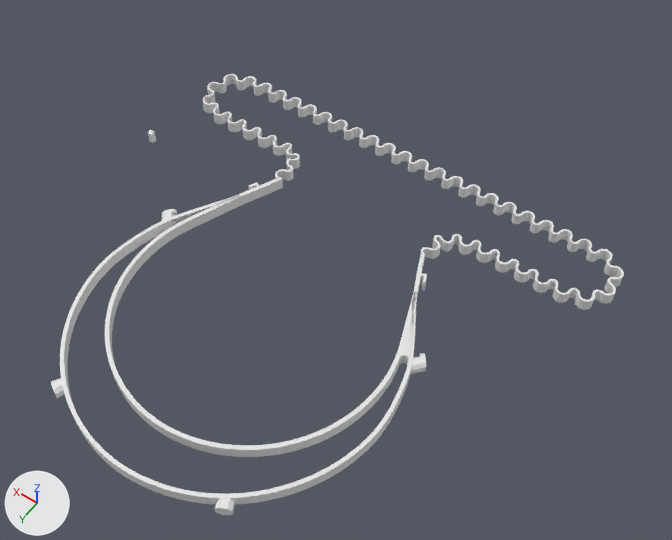
One commit to the Blender file ecovid-faceshield-v10.blend: the scene before it, then after it.
Camera for both pictures: a 50 mm lens placed at (-12.7, 13.2, 26.1), pointed at (-1.6, -2.5, 1.6). Every picture has the same lights, and +X, +Y and +Z are marked at lower left.

The first picture shows 'External', 'Internal', 'Strap_path'.
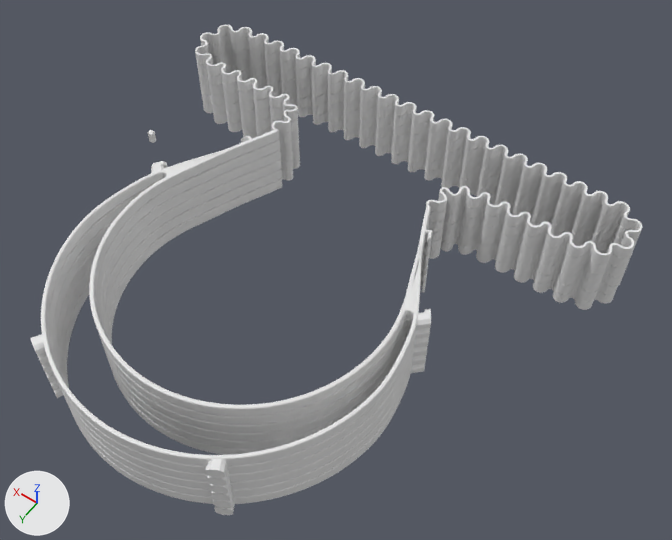
ob_bloque is not drawn itself; it is used by a modifier of ob_internal.

The change, as a list of edits to the scene's bpy script:
```text
Change me_cube:
    used by ob_renfort; location = (4.698, -2.173, -0.13); rotation_euler = (0.0, 0.0, -0.469), in degrees (0, 0, -27); scale = (1.23, 6.29, 8.19)
    remove me_cube.from_pydata(...)  # 28 vertices, 26 faces; spans x -0.186..0.098, y -0.171..0.129, z -0.052..0.127
    add me_cube.from_pydata(...)  # 42 vertices, 40 faces; spans x -0.186..0.098, y -0.253..0.129, z -0.052..0.127
    me_cube part 1
    6 faces are deleted
    14 vertices move from x -0.071..0.083, y -0.171..-0.168, z -0.052..0.127 to x -0.066..0.078, y -0.195..-0.192, z -0.052..0.127
    7 vertices are added at x -0.004..0.05, y -0.253..-0.252, z -0.052
    7 new vertices lie (0.0, 0.0, 0.179) away from vertices in x -0.004..0.05, y -0.253..-0.252, z -0.052
    20 new faces join them
Change me_cube_013:
    where me_cube_013.from_pydata(...)  # 33 vertices, 26 faces; spans x -0.102..0.122, y -0.266..0.042, z -0.103..0.076
    used by ob_cube_001; location = (5.547, -1.831, 0.298); rotation_euler = (0.0, 0.0, -2.476), in degrees (0, 0, -142); scale = (2.49, 2.49, 2.49)
    before: 0 (-0.089, -0.266, -0.06), 1 (-0.052, -0.238, -0.103), 2 (-0.045, -0.232, 0.076), 3 (-0.089, -0.266, 0.034)
    me_cube_013 part 2
    add for i in [*range(0, 4)]: me_cube_013.vertices[i].co += Vector((0.005, 0.017, 0.0))
Change ob_strap_path:
    add _m = ob_strap_path.modifiers.new('Bevel', 'BEVEL')
    add _m.width = 0.2
    add _m.width_pct = 0.2
    add _m.face_strength_mode = 'FSTR_NEW'
    where _m = ob_strap_path.modifiers.new('Array.001', 'ARRAY')
    _m.count: 1 -> 6
Change ob_internal:
    add _m = ob_internal.modifiers.new('Bevel', 'BEVEL')
    add _m.width = 0.045
    add _m.width_pct = 0.045
    add _m.segments = 3
    add _m.use_clamp_overlap = False
    where _m = ob_internal.modifiers.new('Array', 'ARRAY')
    _m.count: 1 -> 6
Change ob_external:
    add _m = ob_external.modifiers.new('Bevel', 'BEVEL')
    add _m.width = 0.045
    add _m.width_pct = 0.045
    add _m.segments = 3
    add _m.use_clamp_overlap = False
    add _m.face_strength_mode = 'FSTR_NEW'
    where _m = ob_external.modifiers.new('Array', 'ARRAY')
    _m.count: 1 -> 6
Change ob_bloque:
    ob_bloque.location: (3.632, -4.638, 0.168) -> (3.682, -4.535, 0.168)
```

Where the change shows, as pixel boxes (x1, y1, x2, y2) in the pictures (672 x 540 px; the box of a moved part takes in the faces that stretch with it):
'Strap_path', modifiers changed (21% taller): before (202, 74, 624, 310); after (195, 25, 642, 310)
'Internal', reshaped, modifiers changed (7% wider, 16% taller): before (105, 177, 427, 457); after (89, 129, 432, 455)
'External', reshaped, modifiers changed (7% wider, 15% taller): before (51, 194, 426, 515); after (30, 146, 431, 515)
part 2 of me_cube_013, moved or reshaped: before (162, 212, 421, 374); after (151, 165, 426, 373)
